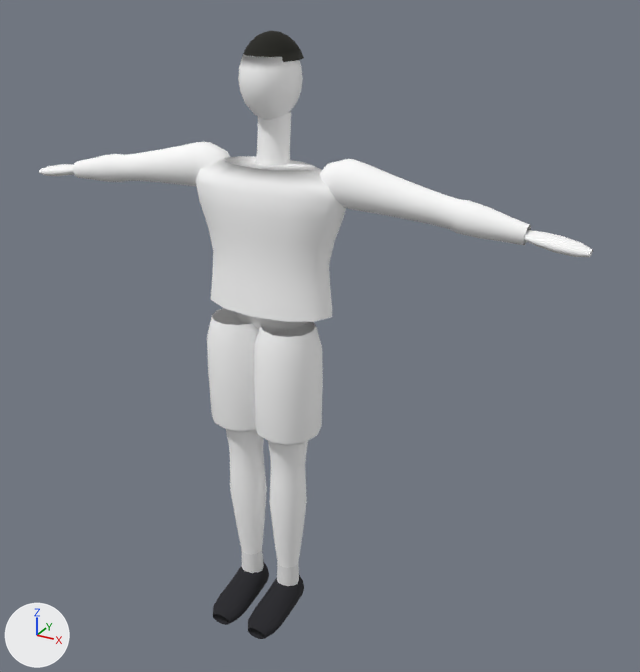
A saved change to the glTF model hoopsim/spatial/assets/player.glb.
Camera for both pictures: a 50 mm camera at (4.87, -7.77, 7.51) aimed at (0.53, 0.12, 3.56). The lights are fixed; the arrows at lower left show +X, +Y and +Z. The first picture is the older version. Vertices at exactly the same position are counted once.

Objects in the first picture: 'Body'.
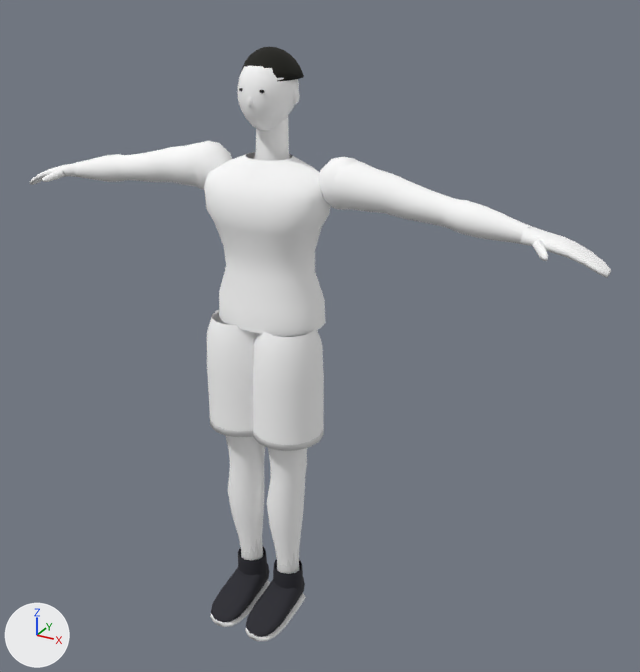
Changed parts and their boxes [x1, y1, x2, y2] in the pictures (640 x 672 px; the box of a moved part takes in the faces that stretch with it):
'Body', reshaped
    before: [39, 31, 593, 639]
    after: [29, 47, 611, 641]
part 1 of me_body, rebuilt (16% narrower, 11% taller)
    before: [196, 156, 346, 322]
    after: [204, 152, 330, 336]
part 2 of me_body, rebuilt (9% taller)
    before: [241, 31, 304, 62]
    after: [240, 47, 304, 81]
part 3 of me_body, rebuilt (not visible afterwards)
    before: [233, 311, 309, 335]
part 4 of me_body, rebuilt (31% wider, 89% taller)
    before: [524, 230, 593, 257]
    after: [520, 226, 611, 278]
part 5 of me_body, rebuilt
    before: [39, 164, 74, 176]
    after: [29, 163, 77, 185]
part 6 of me_body, rebuilt
    before: [255, 112, 291, 166]
    after: [255, 116, 290, 161]
part 7 of me_body, rebuilt
    before: [241, 549, 264, 573]
    after: [241, 535, 263, 560]
part 8 of me_body, rebuilt
    before: [277, 561, 299, 586]
    after: [277, 547, 300, 574]
part 9 of me_body, moved or reshaped
    before: [207, 308, 323, 639]
    after: [207, 310, 324, 641]
part 10 of me_body, built on
    before: [73, 54, 531, 245]
    after: [42, 66, 548, 261]

What changed in the scene script:
```text
Change me_body:
    used by ob_body; location = (0.0, 0.0, 0.0)
    remove me_body.from_pydata(...)  # 1384 vertices, 2484 faces; spans x -3.34..3.34, y -0.94..0.45, z 0.0..6.74
    add me_body.from_pydata(...)  # 2695 vertices, 4780 faces; spans x -3.52..3.52, y -0.98..0.44, z 0.0..6.6
    me_body part 1: the loose piece of 97 vertices spanning x -0.93..0.93, y -0.45..0.38, z 3.89..5.45 is rebuilt with 200 vertices and now spans x -0.71..0.71, y -0.5..0.42, z 3.73..5.53
    me_body part 2: the loose piece of 73 vertices spanning x -0.3..0.3, y -0.24..0.45, z 6.48..6.74 is rebuilt with 113 vertices and now spans x -0.31..0.31, y -0.28..0.44, z 6.31..6.6
    me_body part 3: the loose piece of 62 vertices spanning x -0.58..0.58, y -0.4..0.36, z 3.59..4.29 is rebuilt with 82 vertices and now spans x -0.57..0.57, y -0.43..0.35, z 3.57..4.21
    me_body part 4: the loose piece of 61 vertices spanning x 2.71..3.34, y -0.07..0.23, z 4.94..5.1 is rebuilt with 71 vertices and now spans x 2.7..3.52, y -0.09..0.24, z 4.79..5.15
    me_body part 5: the loose piece of 61 vertices spanning x -3.34..-2.71, y -0.07..0.23, z 4.94..5.1 is rebuilt with 71 vertices and now spans x -3.52..-2.7, y -0.09..0.24, z 4.79..5.15
    me_body part 6: the loose piece of 39 vertices spanning x -0.2..0.2, y -0.14..0.29, z 5.31..5.98 is rebuilt with 48 vertices and now spans x -0.2..0.2, y -0.14..0.24, z 5.41..6.07
    me_body part 7: the loose piece of 36 vertices spanning x -0.4..-0.12, y -0.35..-0.07, z 0.27..0.89 is rebuilt with 48 vertices and now spans x -0.41..-0.12, y -0.35..-0.07, z 0.39..0.97
    me_body part 8: the loose piece of 36 vertices spanning x 0.12..0.4, y -0.35..-0.07, z 0.27..0.89 is rebuilt with 48 vertices and now spans x 0.12..0.41, y -0.35..-0.07, z 0.39..0.97
    me_body part 9: 492 vertices removed from x -0.69..0.69, y -0.94..0.18, z 0.0..3.77; 982 vertices added at x -0.7..0.7, y -0.98..0.2, z 0.0..3.77
    me_body part 10: 402 vertices removed from x -2.75..2.75, y -0.31..0.41, z 4.96..6.53; 1007 vertices added at x -3.03..3.03, y -0.36..0.36, z 4.95..6.56
```
